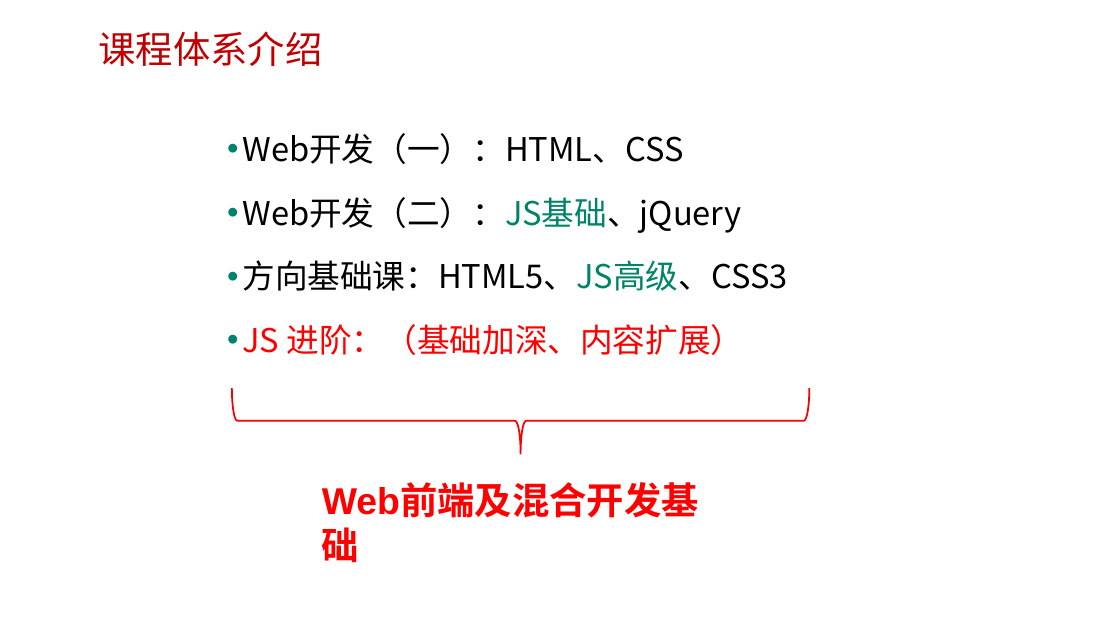
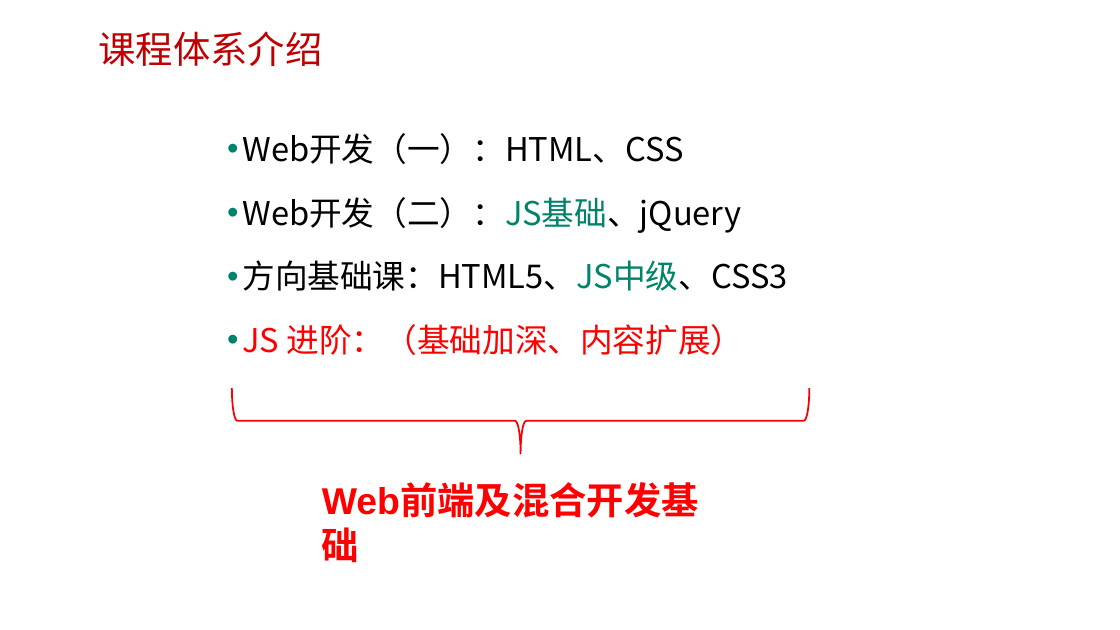
Before and after one commit to edu2act/course-javascript-advanced, a slide deck: slide 3 of 课程PPT/01.JavaScript发展历程及语言特点.pptx. Drawn at 1120x630 pixels with LibreOffice and Linux fonts; fonts in the diff are those of the drawing; background and template pictures are left out. Boxes give left, top, right and bottom in pixels: in the first picture for what was removed or moved away, otherwise in the second. Text is boxed around its words. In the diff, an @@ line names an element or a change of style, - is before the commit and + after.

```diff
--- a/课程PPT/01.JavaScript发展历程及语言特点.pptx
+++ b/课程PPT/01.JavaScript发展历程及语言特点.pptx
@@ text at [243,260,788,291]: text changed @@
-• 方向基础课：HTML5、JS高级、CSS3
+• 方向基础课：HTML5、JS中级、CSS3
```
Also in this commit, not shown: 3 other slides changed, 2 slides added.
